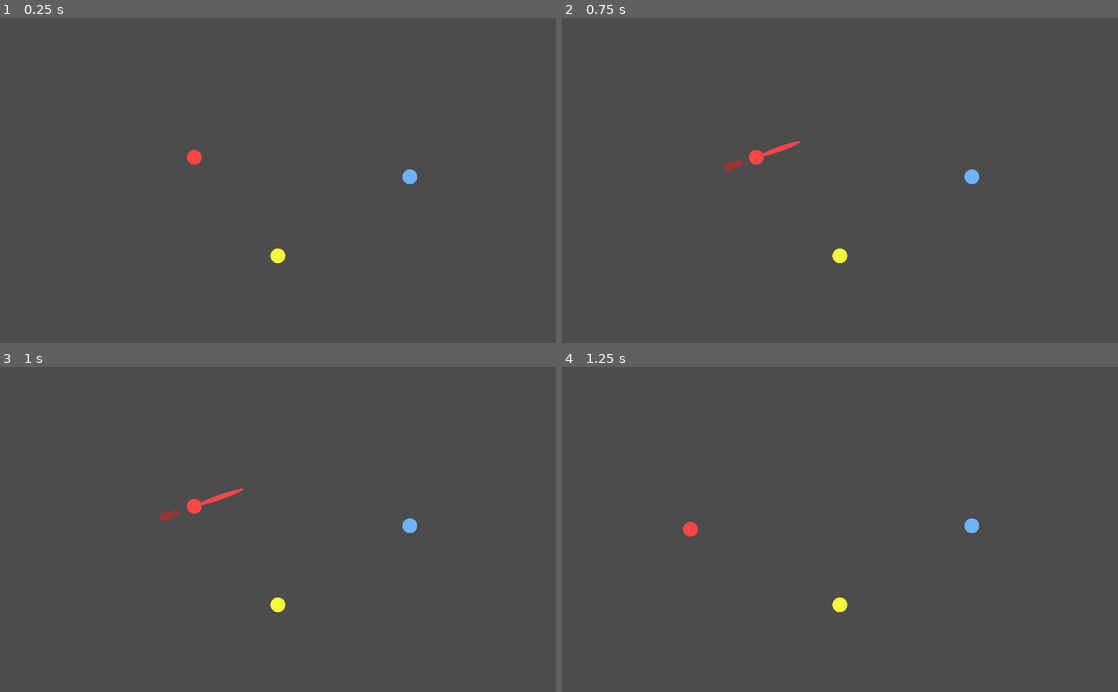
Above: before the commit, frames 1-4 (two rows, left to right).
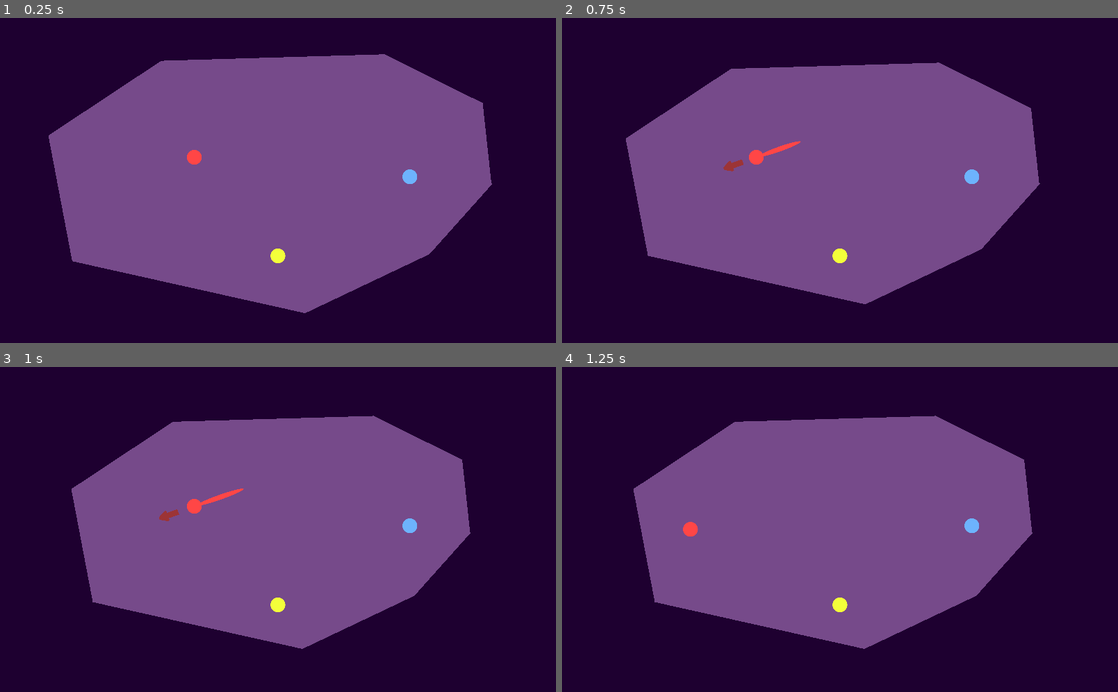
Above: after the commit, the same moments.

Repository: petey3/black-hole-fun
Game: Godot game, scene res://GodPoolGame/TestScenes/CollisionShapeTest.tscn
The game is run twice, just before and just after one commit, with the same random seed, the same clock (stepped at 60 frames per second) and the same inputs. This scene is started directly instead of the project's main scene.
Inputs (mouse positions are in pixels of both pictures, inside the frame that each line leads up to):
- Up to frame 1 (0.25 s): no input
- Up to frame 2 (0.75 s): tap Enter (ui_accept) at 0.5 s; drag from (756, 157) to (895, 109) at 0.52 s
- Up to frame 3 (1 s): no input
- Up to frame 4 (1.25 s): no input

The runs differ from the first frame. In frame 1, 100% of the frame differs, in the area x 0-100%, y 0-100%; in frame 2, 100%; in frame 3, 100%; in frame 4, 100%.

Commit message:
Univer mask bg and foreground

Diff:
--- a/GodPoolGame/TestScenes/UniverseBoundaries.tscn
+++ b/GodPoolGame/TestScenes/UniverseBoundaries.tscn
@@ -1,12 +1,18 @@
-[gd_scene load_steps=5 format=2]
+[gd_scene load_steps=6 format=2]
 
 [ext_resource path="res://GodPoolGame/TestScenes/UniverseBoundaries.gd" type="Script" id=1]
 [ext_resource path="res://JamKit/Feedback/Transform/TransformFeedback2D.gd" type="Script" id=2]
 [ext_resource path="res://JamKit/Feedback/FeedbackRunner.gd" type="Script" id=3]
 [ext_resource path="res://JamKit/Feedback/Transform/ScaleFeedback2D.gd" type="Script" id=4]
+[ext_resource path="res://Assets/test-bg.png" type="Texture" id=5]
 
 [node name="UniverseBoundaries" type="Node2D"]
 script = ExtResource( 1 )
+
+[node name="Background" type="Sprite" parent="."]
+modulate = Color( 0.121569, 0, 0.192157, 1 )
+texture = ExtResource( 5 )
+centered = false
 
 [node name="Camera2D" type="Camera2D" parent="."]
 
@@ -25,6 +31,11 @@
 build_mode = 1
 polygon = PoolVector2Array( 0, 0, 0, -300, 108, -289, 132, -153, 565, -56, 787, -165, 907, -292, 1025, -290, 1027, 0 )
 
+[node name="InnerSpaceMask" type="Polygon2D" parent="UniverseRoot"]
+color = Color( 0.466667, 0.294118, 0.545098, 1 )
+texture = ExtResource( 5 )
+polygon = PoolVector2Array( 907, 306, 791, 436, 562, 545, 133, 449, 89, 217, 297, 79, 708, 67, 889, 157, 905, 305 )
+
 [node name="FeedbackRunner" type="Node" parent="."]
 script = ExtResource( 3 )
 
Binary file added: Assets/test-bg.png
Not shown, added: Assets/test-bg.png.import
